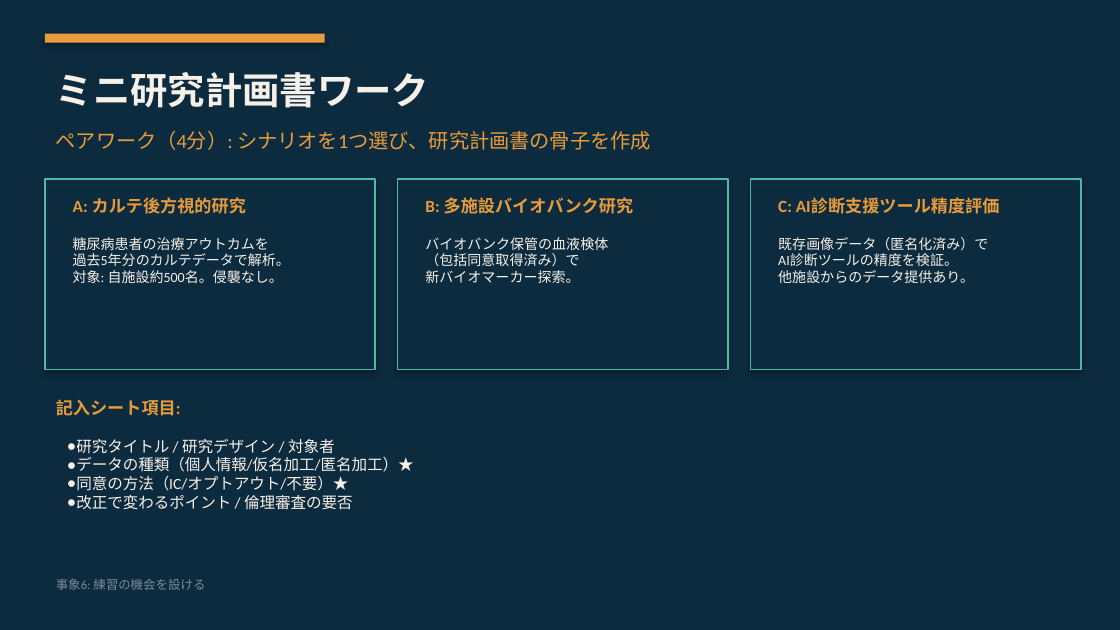
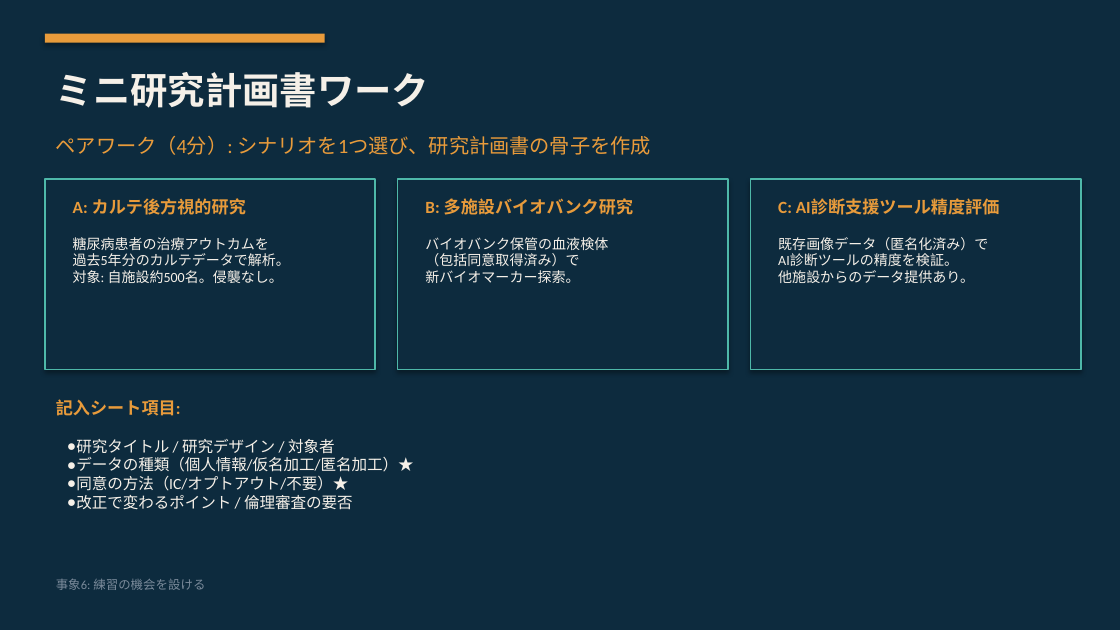
Before and after one commit to Tama831/ai-agent-team-materials, a slide deck: slide 6 of output/education/2026-03-27_ethics-guideline-revision/ethics-guideline-revision_slides_residents.pptx. Drawn at 1120x630 pixels with LibreOffice and Linux fonts; fonts in the diff are those of the drawing. Boxes give left, top, right and bottom in pixels: in the first picture for what was removed or moved away, otherwise in the second. Text is boxed around its words. In the diff, an @@ line names an element or a change of style, - is before the commit and + after.

```diff
--- a/output/education/2026-03-27_ethics-guideline-revision/ethics-guideline-revision_slides_residents.pptx
+++ b/output/education/2026-03-27_ethics-guideline-revision/ethics-guideline-revision_slides_residents.pptx
@@ text "ペアワーク（4分）: シナリオを1つ選び、研究計画書の骨子を作成": place and size @@
-text "ペアワーク（4分）: シナリオを1つ選び、研究計画書の骨子を作成" at (56, 131, 651, 150)
+text "ペアワーク（4分）: シナリオを1つ選び、研究計画書の骨子を作成" at (56, 136, 651, 155)
```
Also in this commit, not shown: 7 other slides changed, 29 other files.
